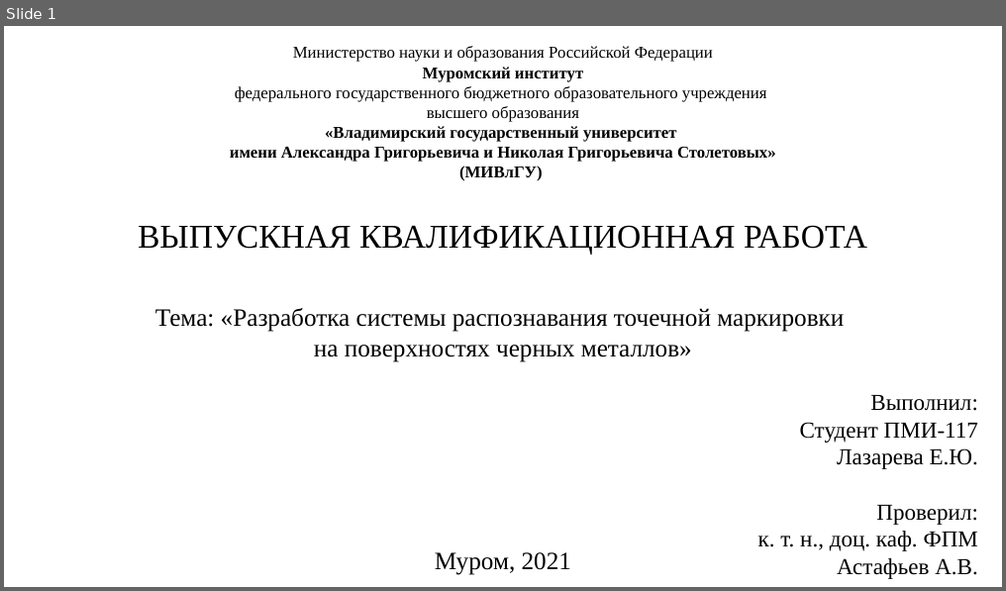
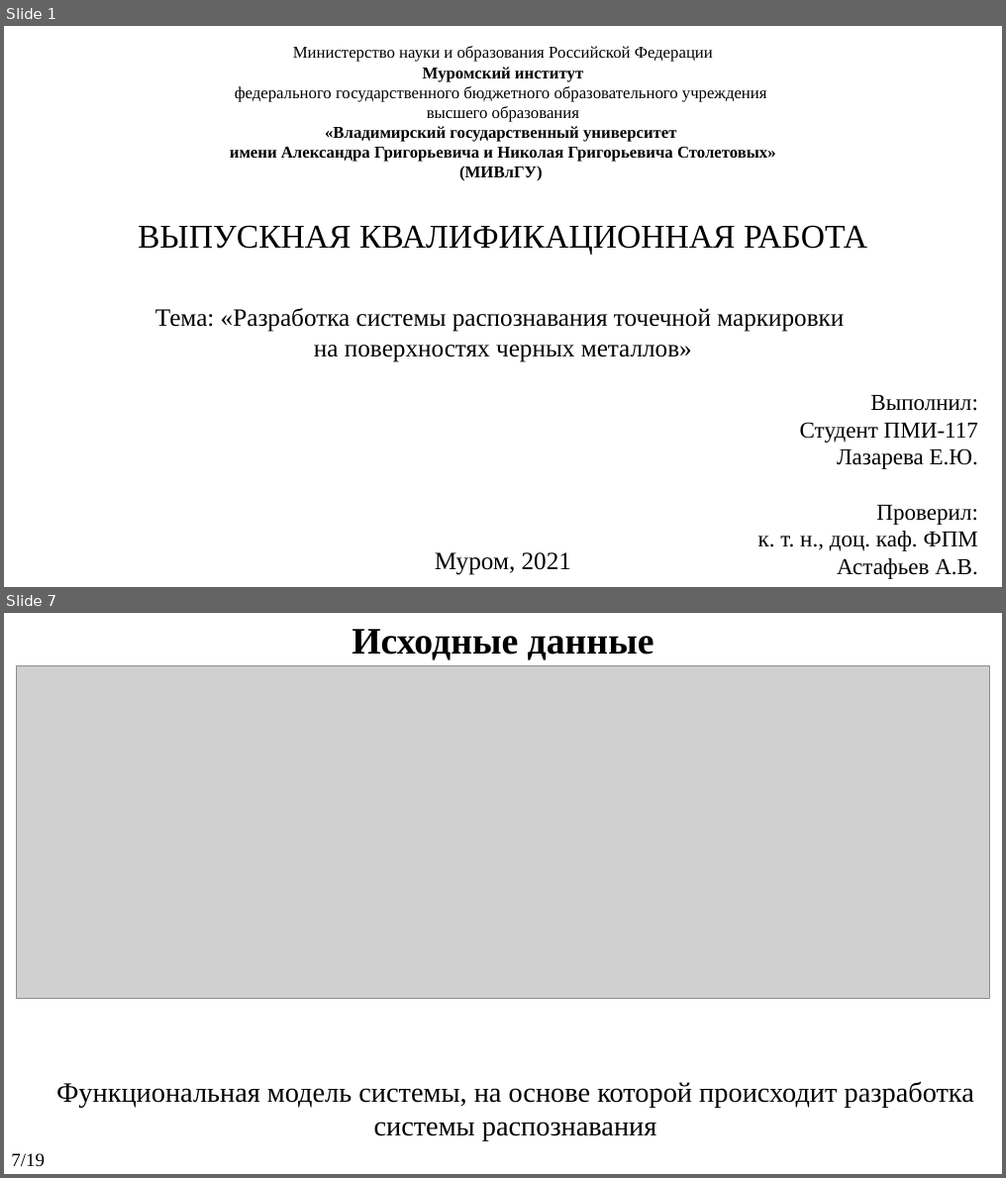
Before and after one commit to KanVull/Recognistion, a slide deck: ПЗ и Презентации/Презентация на ВКР.pptx. Shown one above the other, each under a label of ours: slide 1 before the commit, slides 1 and 7 after it; the slides between them are not shown. The pictures are 1006x591 and 1006x1178 pixels, drawn with LibreOffice and Linux fonts; fonts in the diff are those of the drawing; grey boxes stand for pictures. Boxes give left, top, right and bottom in pixels: in the first picture for what was removed or moved away, otherwise in the second. Text is boxed around its words. In the diff, an @@ line names an element or a change of style, - is before the commit and + after.

```diff
--- a/ПЗ и Презентации/Презентация на ВКР.pptx
+++ b/ПЗ и Презентации/Презентация на ВКР.pptx
@@ slide 7 added at <box>4,613,1002,1174</box>, background #FFFFFF @@
@@ text added at <box>351,629,654,661</box>, 36 pt, text #000000, bold @@
+Исходные данные
@@ picture added at <box>17,666,990,998</box> @@
@@ text added at <box>56,1081,974,1141</box>, 27 pt, text #000000 @@
+Функциональная модель системы, на основе которой происходит разработка системы распознавания
@@ text added at <box>11,1154,45,1167</box>, 18 pt, text #000000 @@
+7/19
```
Also in this commit, not shown: 3 slides changed, 14 other slides added, 4 slides removed, 12 other files.
